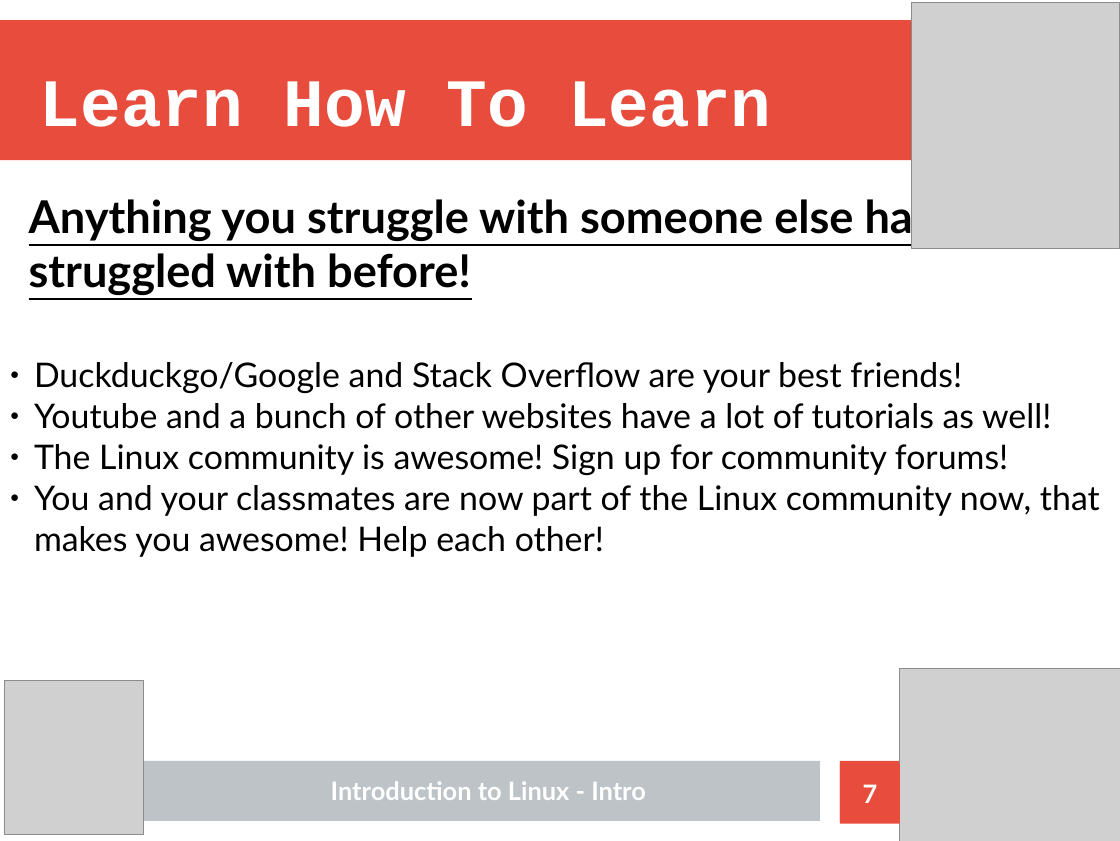
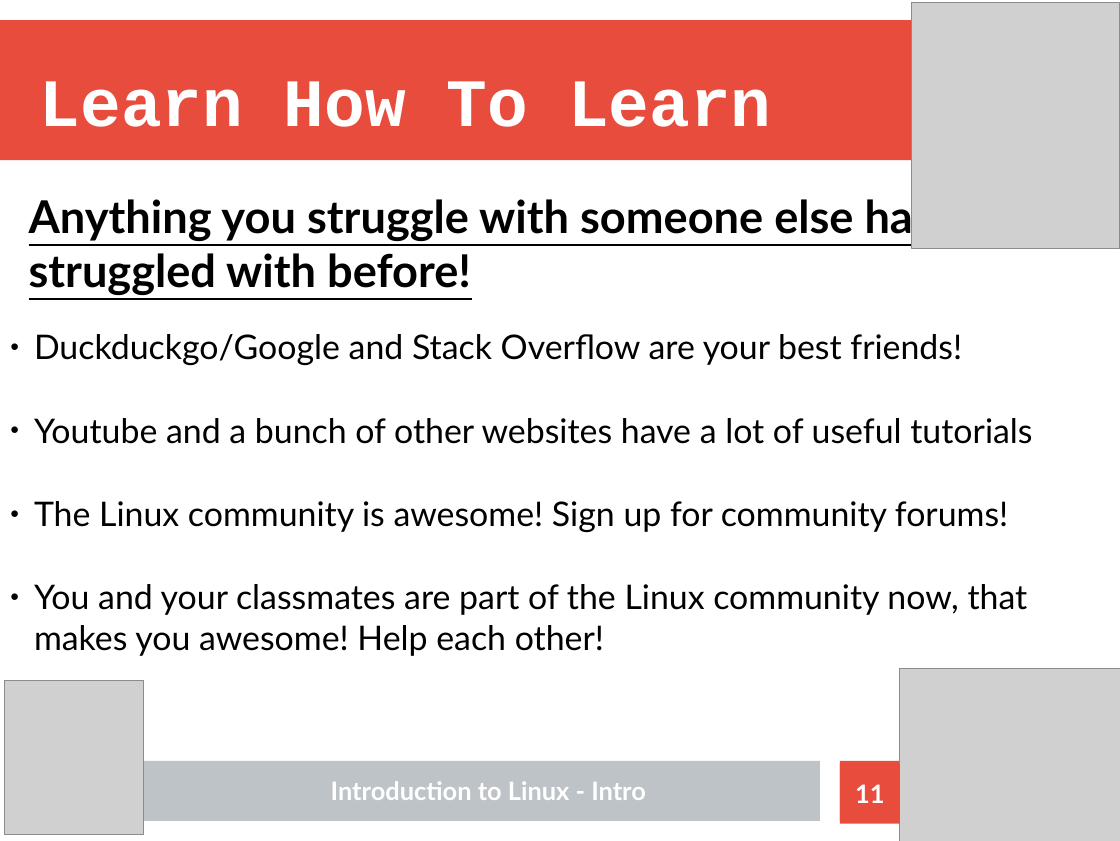
Before and after one commit to Nhlakanipho-Biyela/Intro_To_Linux_Course, a slide deck: slide 11 of Lecture_Slides/ITL_Lecture_1_Introduction_V2.odp (slide 7 before the commit). Drawn at 1120x841 pixels with LibreOffice and Linux fonts; fonts in the diff are those of the drawing; grey boxes stand for pictures. Boxes give left, top, right and bottom in pixels: in the first picture for what was removed or moved away, otherwise in the second. Text is boxed around its words. In the diff, an @@ line names an element or a change of style, - is before the commit and + after.

```diff
--- a/Lecture_Slides/ITL_Lecture_1_Introduction_V2.odp
+++ b/Lecture_Slides/ITL_Lecture_1_Introduction_V2.odp
@@ text "Duckduckgo/Google and Stack Overflow are ..." moved from (x1=34, y1=362, x2=1100, y2=557) to (x1=34, y1=334, x2=1032, y2=656) @@
@@ text at (x1=34, y1=334, x2=1008, y2=533): more space between paragraphs @@
@@ text at (x1=34, y1=418, x2=1032, y2=444): text changed @@
-● Youtube and a bunch of other websites have a lot of tutorials as well!
+● Youtube and a bunch of other websites have a lot of useful tutorials
@@ text at (x1=34, y1=584, x2=1028, y2=656): text changed @@
-● You and your classmates are now part of the Linux community now, that makes you awesome! Help each other!
+● You and your classmates are part of the Linux community now, that makes you awesome! Help each other!
@@ page number at (x1=855, y1=784, x2=884, y2=803): text changed @@
-7
+11
```
Also in this commit, not shown: 9 other slides changed, 1 slide added, 1 other file.
